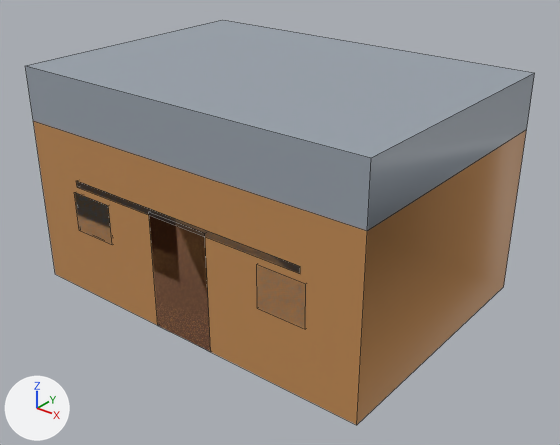
A saved change to the FBX model unity/MahasiswaSim3D/Assets/_Game/Models/gedung_warkop.fbx.
Camera for both pictures: a camera (50 mm lens) standing at (8.13, -10.05, 7.49) and looking at (0.38, -0.37, 1.49). Every picture has the same lights, and +X, +Y and +Z are marked at lower left. The picture after the commit comes second. Mesh edges are drawn as thin lines. Where no turn or scale is listed for an object, it has been applied to the vertices. Vertices at exactly the same position are counted once.

Objects in the first picture: 'gedung_warkop'.
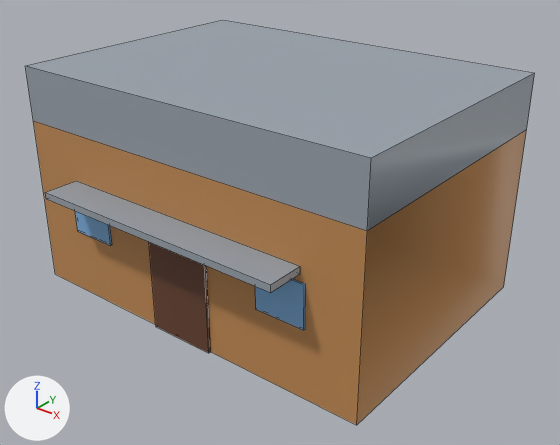
Edits to the scene script, one JSON object a line:
```json
{"block": "me_gedung_warkop", "where": "# used by ob_gedung_warkop; location = (0.0, 0.0, 0.0)"}
{"op": "remove", "block": "me_gedung_warkop", "code": "me_gedung_warkop.from_pydata(...)  # 44 vertices, 35 faces; spans x -3.5..3.5, y -2.5..2.5, z 0.0..4.1"}
{"op": "add", "block": "me_gedung_warkop", "code": "me_gedung_warkop.from_pydata(...)  # 44 vertices, 35 faces; spans x -3.5..3.5, y -3.15..2.5, z 0.0..4.1"}
{"block": "me_gedung_warkop", "change": "me_gedung_warkop part 1: the loose piece of 8 vertices spanning x -0.62..0.62, y -2.5..-2.45, z 0.0..2.18 is moved by (0.0, -0.05, 0.0)"}
{"block": "me_gedung_warkop", "change": "me_gedung_warkop part 2: the loose piece of 8 vertices spanning x -2.55..-1.65, y -2.5..-2.46, z 1.25..2.0 is moved by (0.0, -0.03, 0.0)"}
{"block": "me_gedung_warkop", "change": "me_gedung_warkop part 3: the loose piece of 8 vertices spanning x 1.65..2.55, y -2.5..-2.46, z 1.25..2.0 is moved by (0.0, -0.03, 0.0)"}
{"block": "me_gedung_warkop", "change": "me_gedung_warkop part 4: the loose piece of 8 vertices spanning x -2.45..2.45, y -2.5..-1.85, z 2.12..2.24 is moved by (0.0, -0.65, 0.0)"}
```

What differs and where, as boxes [x1, y1, x2, y2] in the pictures (560 x 445 px; the box of a moved part takes in the faces that stretch with it):
```json
{"part": 1, "of": "me_gedung_warkop", "change": "moved or reshaped", "before": [149, 213, 210, 351], "after": [149, 242, 210, 353]}
{"part": 2, "of": "me_gedung_warkop", "change": "moved or reshaped", "before": [75, 194, 112, 245], "after": [75, 211, 112, 245]}
{"part": 3, "of": "me_gedung_warkop", "change": "moved or reshaped", "before": [257, 266, 306, 327], "after": [255, 279, 306, 330]}
{"part": 4, "of": "me_gedung_warkop", "change": "moved or reshaped", "before": [77, 181, 300, 273], "after": [45, 181, 300, 293]}
```
